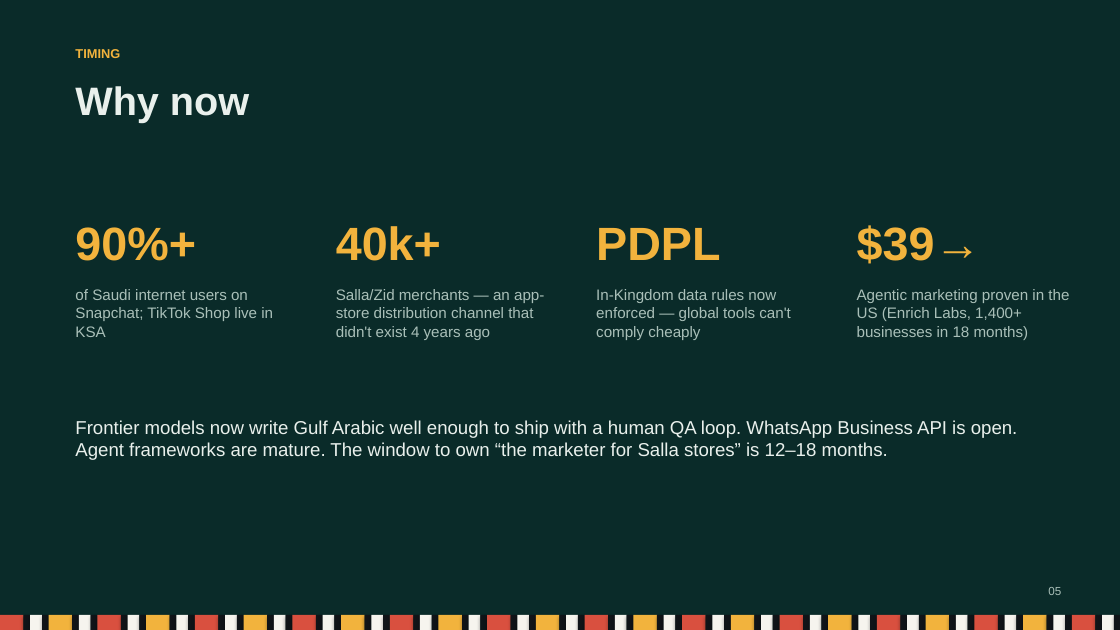
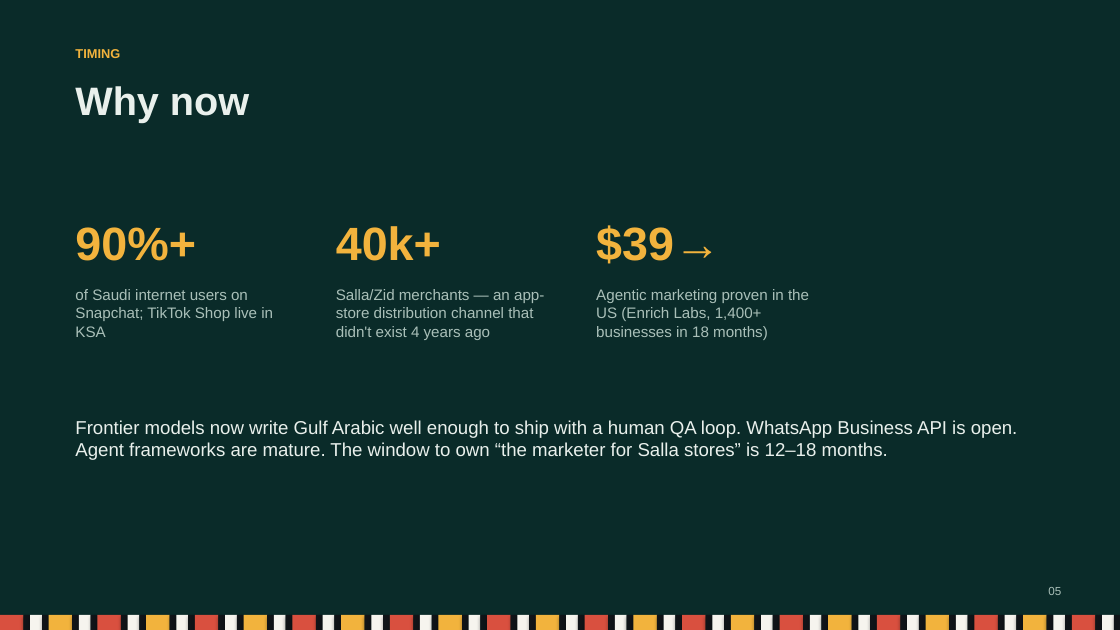
Before and after one commit to iAbulkhair/Nashr, a slide deck: slide 5 of docs/Nashr_Pitch_Deck.pptx. Drawn at 1120x630 pixels with LibreOffice and Linux fonts; fonts in the diff are those of the drawing. Boxes give left, top, right and bottom in pixels: in the first picture for what was removed or moved away, otherwise in the second. Text is boxed around its words. In the diff, an @@ line names an element or a change of style, - is before the commit and + after.

```diff
--- a/docs/Nashr_Pitch_Deck.pptx
+++ b/docs/Nashr_Pitch_Deck.pptx
@@ text at [596, 225, 720, 264]: text changed @@
-PDPL
+$39→
@@ text removed at [857, 225, 981, 264] @@
-$39→
@@ text at [596, 289, 809, 340]: text changed @@
-In-Kingdom data rules now enforced — global tools can't comply cheaply
+Agentic marketing proven in the US (Enrich Labs, 1,400+ businesses in 18 months)
@@ text removed at [857, 289, 1069, 340] @@
-Agentic marketing proven in the US (Enrich Labs, 1,400+ businesses in 18 months)
```
Also in this commit, not shown: 7 other slides changed, 12 other files.
